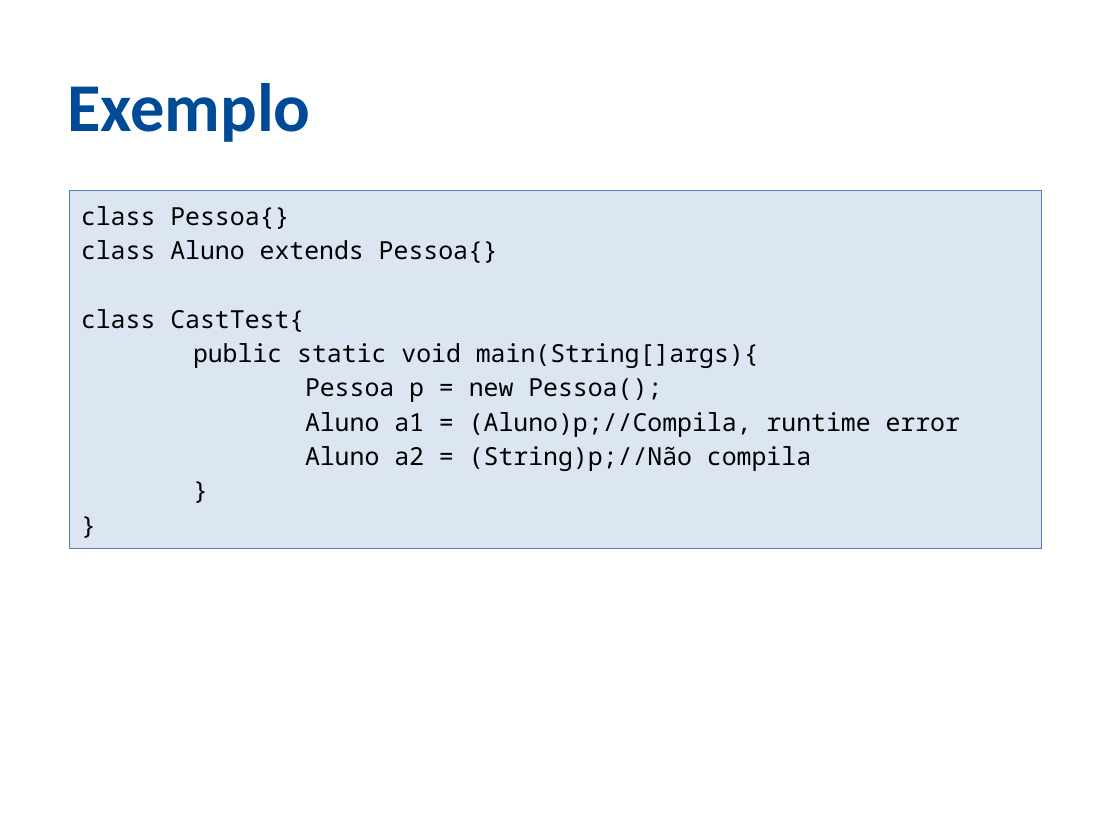
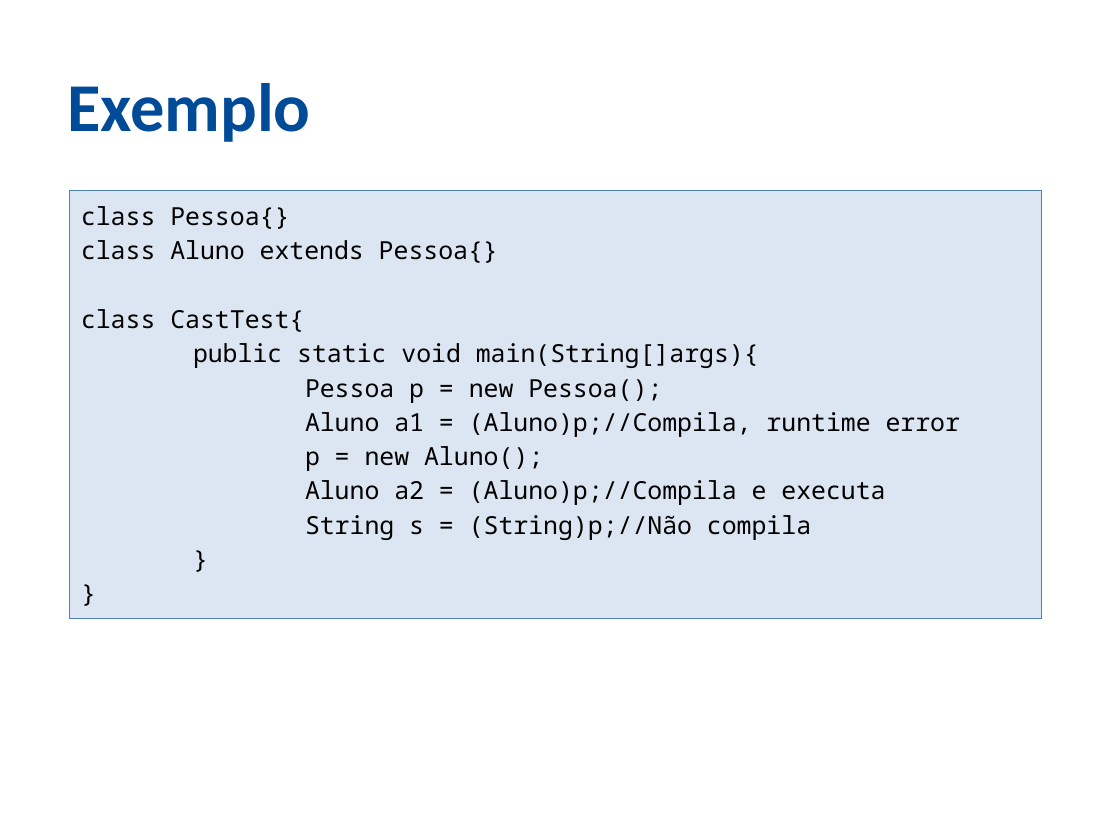
Before and after one commit to ozieljose/java6cert, a slide deck: slide 34 of slides/9-OO.pptx. Drawn at 1120x840 pixels with LibreOffice and Linux fonts; fonts in the diff are those of the drawing; background and template pictures are left out. Boxes give left, top, right and bottom in pixels: in the first picture for what was removed or moved away, otherwise in the second. Text is boxed around its words. In the diff, an @@ line names an element or a change of style, - is before the commit and + after.

```diff
--- a/slides/9-OO.pptx
+++ b/slides/9-OO.pptx
@@ rectangle "class Pessoa{}" resized from (x1=69, y1=190, x2=1040, y2=549) to (x1=69, y1=190, x2=1040, y2=618) @@
@@ text in rectangle at (x1=305, y1=446, x2=885, y2=540): text changed @@
-Aluno a2 = (String)p;//Não compila
+p = new Aluno();
+Aluno a2 = (Aluno)p;//Compila e executa
+String s = (String)p;//Não compila
```
Also in this commit, not shown: 10 other slides changed, 12 other files.
